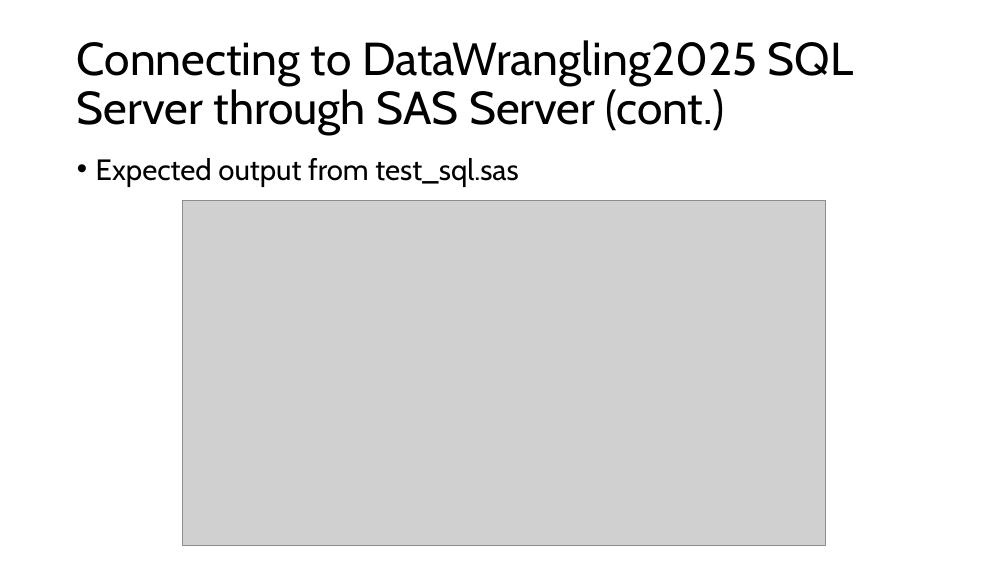
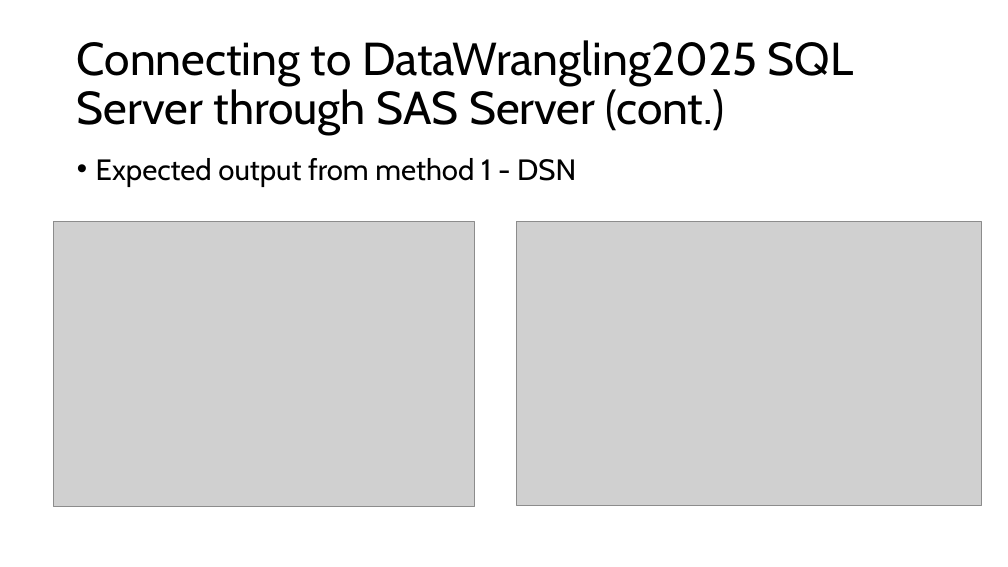
Before and after one commit to St-Jude-MS-ABDS/DataWrangling_R, a slide deck: slide 8 of testing/test_sql.pptx (slide 10 before the commit). Drawn at 1008x567 pixels with LibreOffice and Linux fonts; fonts in the diff are those of the drawing; grey boxes stand for pictures. Boxes give left, top, right and bottom in pixels: in the first picture for what was removed or moved away, otherwise in the second. Text is boxed around its words. In the diff, an @@ line names an element or a change of style, - is before the commit and + after.

Commit message:
SQL testing: update slides - add DSN method for SAS and R

```diff
--- a/testing/test_sql.pptx
+++ b/testing/test_sql.pptx
@@ text at (96, 158, 576, 187): text changed @@
-• Expected output from test_sql.sas
+• Expected output from method 1 - DSN
@@ picture removed at (183, 200, 826, 546) @@
@@ picture added at (53, 222, 474, 507) @@
@@ picture added at (517, 222, 982, 505) @@
```
Also in this commit, not shown: 6 other slides changed, 8 slides added.
